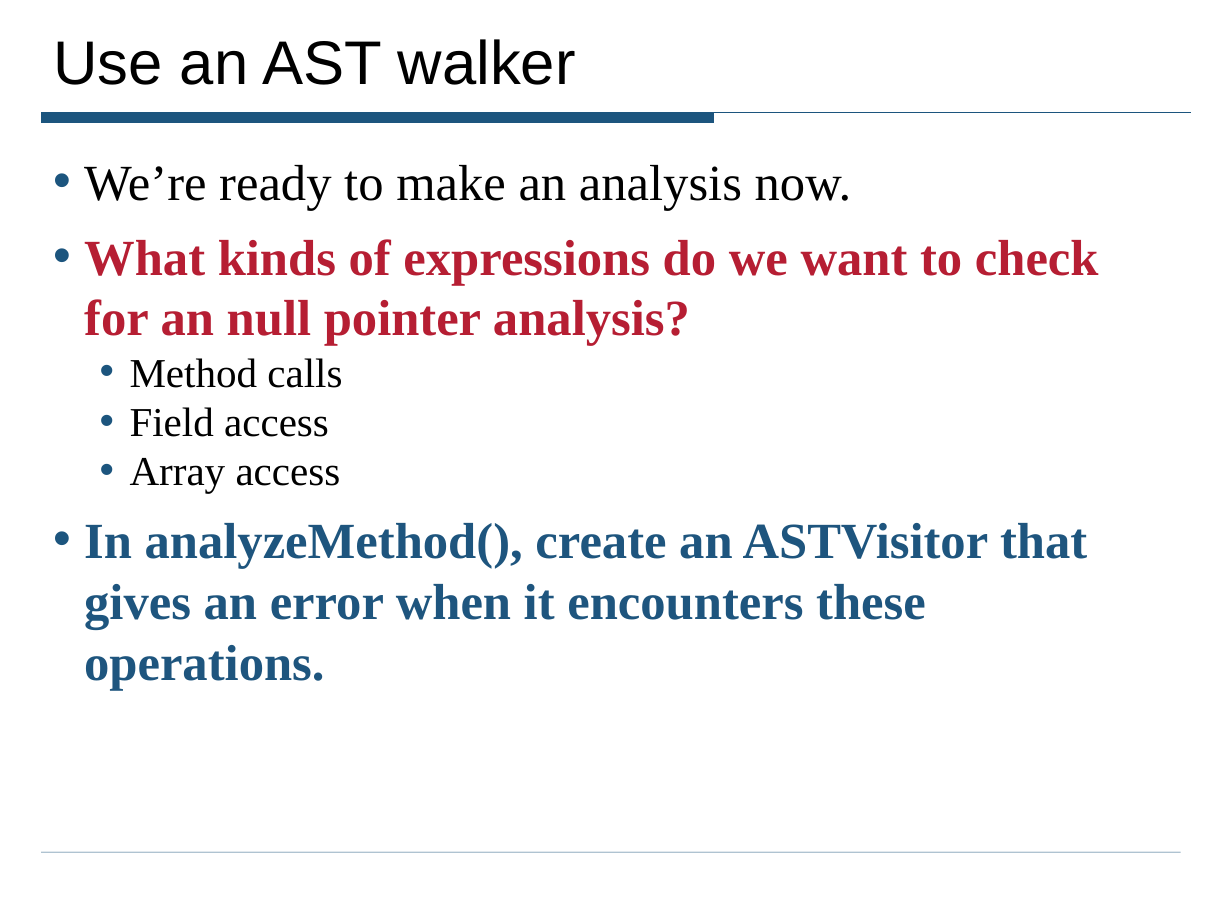
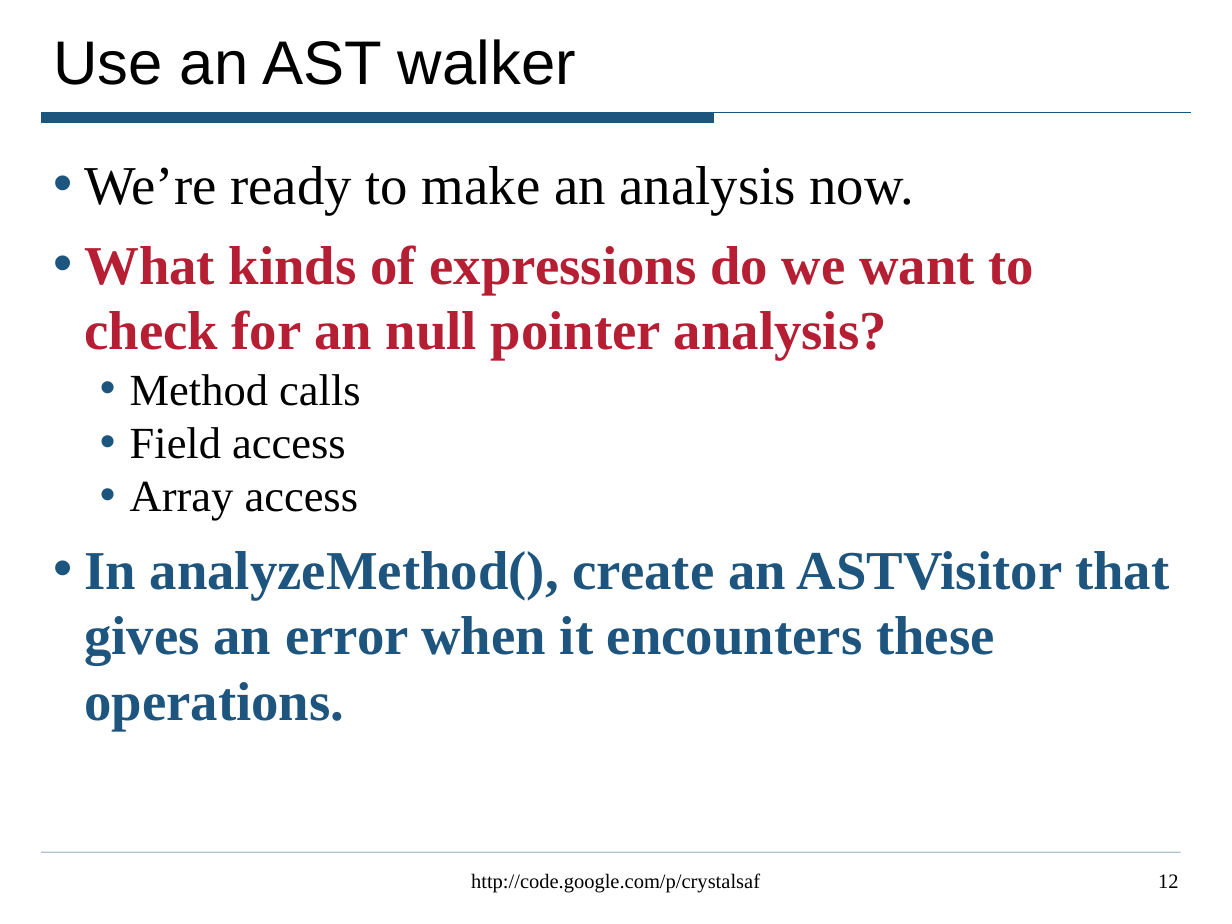
Before and after one commit to ciera/crystalsaf, a slide deck: slide 12 of TutorialExamples/CrystalTutorial.ppt. Drawn at 1232x924 pixels with LibreOffice and Linux fonts; fonts in the diff are those of the drawing. Boxes give left, top, right and bottom in pixels: in the first picture for what was removed or moved away, otherwise in the second. Text is boxed around its words. In the diff, an @@ line names an element or a change of style, - is before the commit and + after.

```diff
--- a/TutorialExamples/CrystalTutorial.ppt
+++ b/TutorialExamples/CrystalTutorial.ppt
@@ text "We’re ready to make an ..." at <box>84,166,1169,731</box>: size 29.6 to 32 pt in "We’re ready to make an analysis now.", "What kinds of expressions do we want ...", "In analyzeMethod(), create an ASTVisitor that gives ..."; size 24.1 to 26 pt in "Method calls", "Field access", "Array access" @@
@@ text added at <box>471,873,760,893</box>, 12 pt, text #000000 @@
+http://code.google.com/p/crystalsaf
@@ page number added at <box>1158,874,1178,888</box>, 12 pt, text #000000 @@
+12
```
Also in this commit, not shown: 35 other slides changed.
